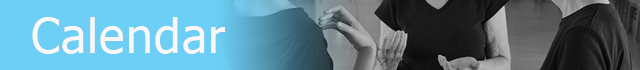
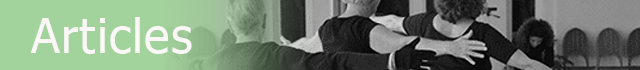
The second w=640, h=70 image is a revision of the first. Changes to its layers:
hid group "Calendar" (1st of 2) (4 layers) over [0, 0, 640, 70]
